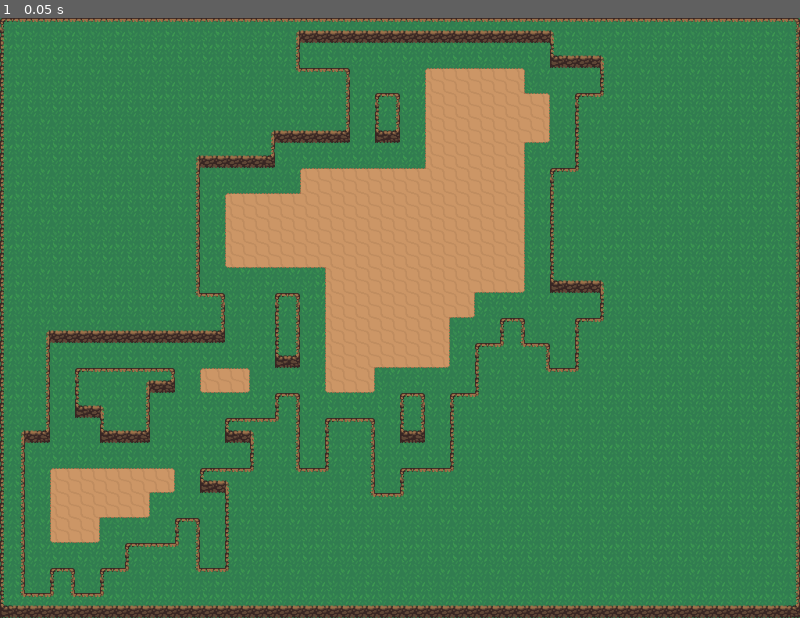
Above: before the commit, frame 1.
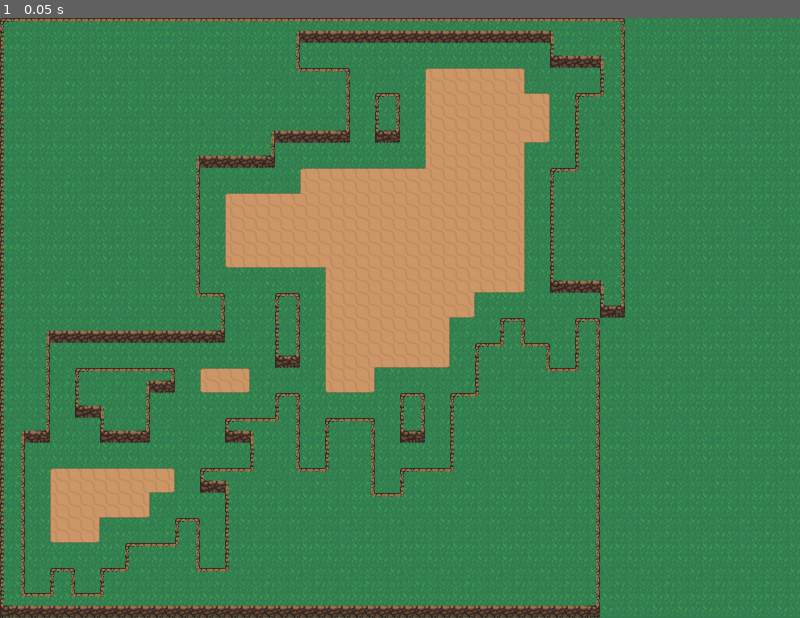
Above: after the commit, the same moment.

Repository: Questica/practicegame1
Game: Godot game, scene res://scenes/world.tscn
Two runs of this game, one before a commit and one after it. Both use one fixed random seed, a clock stepped at 60 frames per second and the inputs below. The project has no main scene, so this scene is started directly.
Inputs:
- Up to frame 1 (0.05 s): no input

The runs differ from the first frame. In frame 1, 1.6% of the frame differs, in the area x 73-100%, y 0-100%.

Commit message:
Update mapgenerator.gd

Diff:
--- a/scenes/mapgenerator.gd
+++ b/scenes/mapgenerator.gd
@@ -187,7 +187,7 @@
 				Tiles.empty:
 					cells.append(Vector2(x, y))
 					print("Placing empty tile at: %s, " % x, y)  # Debug print
-					wall_tilemap.set_cells_terrain_connect(0, cells, 0, 0)
+					#wall_tilemap.set_cells_terrain_connect(0, cells, 0, 0)
 				Tiles.floor:
 					pass
 				Tiles.dirt:
@@ -213,28 +213,3 @@
 	pad_dirt()
 	remove_diagonals(Tiles.dirt)
 	spawn_tiles()
-
-#extends Node2D
-#
-#@onready var tilemap = $TileMap
-#
-#const MAP_SIZE = Vector2(512, 512)
-#const LAND_CAP = 0.1
-#
-#func _ready():
-	#generate_world()
-#
-#func generate_world():
-	#var noise = FastNoiseLite.new()
-	#noise.seed = 100 #randi()
-	#
-	#var cells = []
-	#for x in MAP_SIZE.x:
-		#for y in MAP_SIZE.y:
-			#var a = noise.get_noise_2d(x, y)
-			#if a < LAND_CAP:
-				#cells.append(Vector2(x, y))
-			#else:
-				#tilemap.set_cell(0, Vector2(x, y), 0, Vector2(0, 5), 0)
-	#
-	#tilemap.set_cells_terrain_connect(0, cells, 0, 0)
